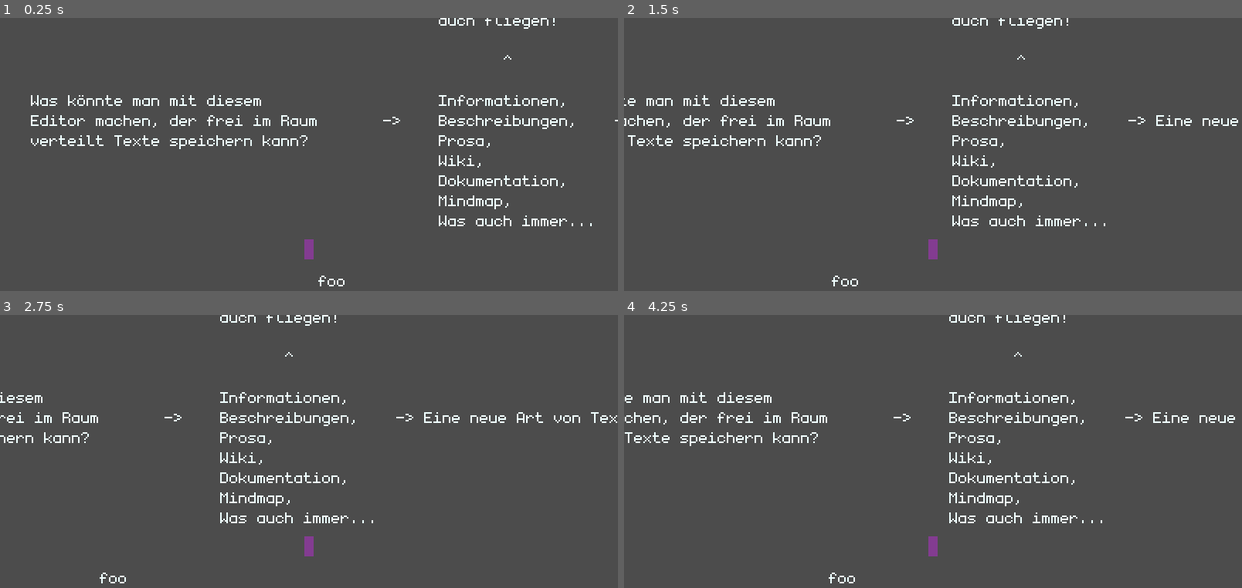
Above: before the commit, frames 1-4 (two rows, left to right).
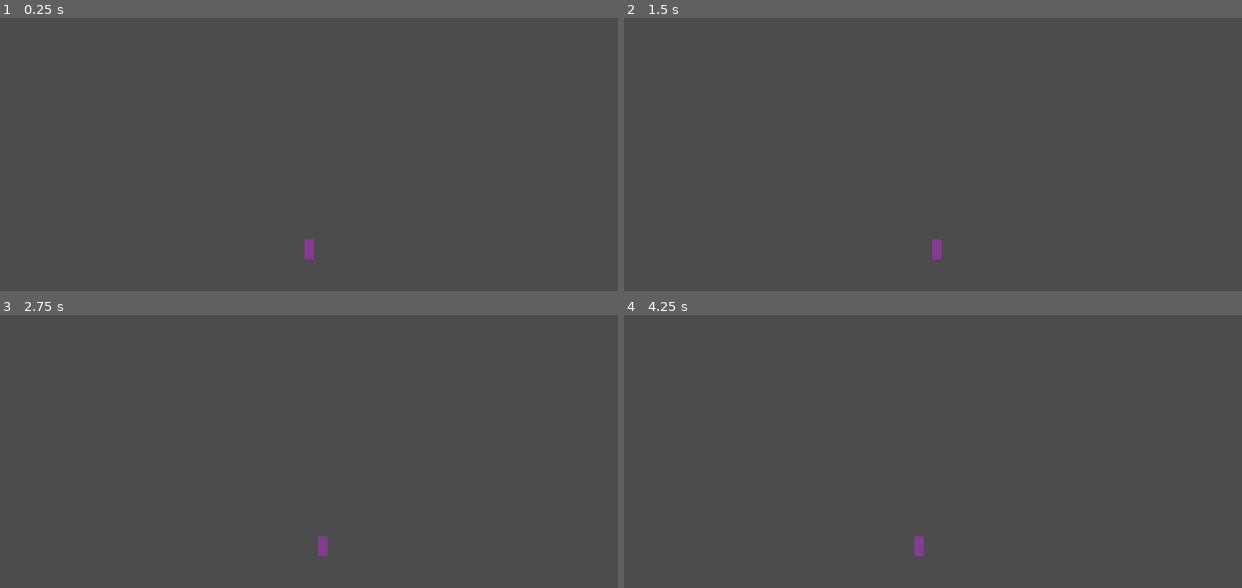
Above: after the commit, the same moments.

Repository: slapslash/TextMap
Game: Godot game, scene res://Player.tscn
The game is run twice, just before and just after one commit, with the same random seed, the same clock (stepped at 60 frames per second) and the same inputs. This scene is started directly instead of the project's main scene.
Inputs (mouse positions are in pixels of both pictures, inside the frame that each line leads up to):
- Up to frame 1 (0.25 s): no input
- Up to frame 2 (1.5 s): tap Enter at 0.5 s; move the mouse to (1068, 225) at 0.52 s; hold Right (ui_right) 0.53-1.25 s; tap Delete at 0.6 s; click (1068, 225) at 0.67 s; tap Space at 0.77, 1.07 s; tap Backspace at 0.8 s; drag from (809, 271) to (outside the picture) at 1.27 s
- Up to frame 3 (2.75 s): tap Space at 2, 2.1 s; move the mouse to (370, 443) at 2.02 s; hold Right (ui_right) from 2.03 s (still down); click (370, 443) at 2.17 s; tap Delete at 2.3 s
- Up to frame 4 (4.25 s): release Right (ui_right) at 2.75 s; drag from (outside the picture) to (747, 476) at 2.77 s; tap Enter at 3.5 s; move the mouse to (outside the picture) at 3.52 s; hold Left (ui_left) from 3.53 s (still down); tap Backspace at 3.6 s; click (outside the picture) at 3.67 s; tap Space at 3.77, 3.8, 4.07 s

The runs differ from the first frame. In frame 1, 2.9% of the frame differs, in the area x 5-100%, y 0-99%; in frame 2, 2.8%; in frame 3, 2.5%; in frame 4, 2.9%.
Error in both runs: Invalid set index 'material' (on base: 'Viewport') with value of type 'CanvasItemMaterial'. (res://Player.gd:12)

Commit message:
Move drawing the matrix out of global singleton, as it caused and will cause much confusion, when changing the scene or running another scene standalone, but having the matrix be drawn yet.

Diff:
--- a/Global.gd
+++ b/Global.gd
@@ -23,6 +23,9 @@
 var _matrix_backup: Dictionary
 
 
+signal draw_matrix
+
+
 func _ready():
 	font = DynamicFont.new()
 	font.font_data = load('res://fonts/monogram_extended.ttf')
@@ -55,7 +58,7 @@
 		matrix[cell.y][cell.x] = character
 	else:
 		matrix[cell.y] = {cell.x: character}
-	update()
+	emit_signal("draw_matrix")
 
 
 func clear_cell(c = null):
@@ -65,7 +68,7 @@
 		matrix[c.y].erase(c.x)
 	if matrix[c.y].empty():
 		var _e = matrix.erase(c.y)
-	update()
+	emit_signal("draw_matrix")
 
 
 func clear_left_cell(c = null):
@@ -74,7 +77,7 @@
 	matrix[c.y].erase(c.x-1)
 	if matrix[c.y].empty():
 		var _e = matrix.erase(c.y)
-	update()
+	emit_signal("draw_matrix")
 
 
 func push_cells(c = null):
@@ -89,7 +92,7 @@
 	for u in upcoming:
 		matrix[c.y][u+1] = matrix[c.y][u]
 		matrix[c.y].erase(u)
-	update()
+	emit_signal("draw_matrix")
 
 
 func pull_cells(c = null):
@@ -101,7 +104,7 @@
 	for u in get_upcoming_cells(c):
 		matrix[c.y][u-1] = matrix[c.y][u]
 		matrix[c.y].erase(u)
-	update()
+	emit_signal("draw_matrix")
 
 
 func start_dragging():
@@ -128,7 +131,7 @@
 				matrix[move_to.y][move_to.x] = _matrix_backup[c.y][c.x]
 			else:
 				matrix[move_to.y] = {move_to.x: _matrix_backup[c.y][c.x]}
-	update()
+	emit_signal("draw_matrix")
 
 
 func get_upcoming_cells(c = null) -> Array:
@@ -192,19 +195,7 @@
 	var mpos = get_global_mouse_position()
 	var x = round((mpos.x - Global.cell_size.x / 2) / Global.cell_size.x)
 	var y = round((mpos.y - Global.cell_size.y / 2) / Global.cell_size.y)
-	return	Vector2(x, y)
-
-
-func _draw():
-	"""
-	In fact, only a changed cell needs to be drawn, but for now the
-	whole matrix is updated.
-	"""
-	for y in matrix:
-		for x in matrix[y]:
-			var to_draw = ord(matrix[y][x])
-			var pos = Vector2(x, y) * cell_size + Vector2(0, font.get_ascent())
-			var _r = font.draw_char(get_canvas_item(), pos, to_draw, -1, text_color)
+	return Vector2(x, y)
 
 
 func save_matrix():
--- a/Inputs.gd
+++ b/Inputs.gd
@@ -97,9 +97,6 @@
 				var scene = PackedScene.new()
 				assert(scene.pack(map) == OK)
 				assert(get_tree().change_scene_to(scene) == OK)
-
-				# stop global from drawing the matrix.
-				Global.visible = false
 
 			KEY_ESCAPE:
 				selection.clear()
--- /dev/null
+++ b/MatrixDraw.gd
@@ -0,0 +1,17 @@
+extends Node2D
+
+
+func _ready():
+	assert(Global.connect("draw_matrix", self, "update") == OK)
+
+
+func _draw():
+	"""
+	In fact, only a changed cell needs to be drawn, but for now the
+	whole matrix is updated.
+	"""
+	for y in Global.matrix:
+		for x in Global.matrix[y]:
+			var to_draw = ord(Global.matrix[y][x])
+			var pos = Vector2(x, y) * Global.cell_size + Vector2(0, Global.font.get_ascent())
+			var _r = Global.font.draw_char(get_canvas_item(), pos, to_draw, -1, Global.text_color)
--- a/Player.gd
+++ b/Player.gd
@@ -1,6 +1,6 @@
 extends KinematicBody2D
 
-export (int) var speed = 200
+export (int) var speed = 100
 
 var velocity = Vector2()
 
--- a/Player.tscn
+++ b/Player.tscn
@@ -23,6 +23,7 @@
 
 [node name="Camera2D" type="Camera2D" parent="."]
 current = true
+smoothing_enabled = true
 
 [node name="Light2D" type="Light2D" parent="."]
 texture = ExtResource( 2 )
--- a/TextMap.tscn
+++ b/TextMap.tscn
@@ -6,8 +6,12 @@
 [ext_resource path="res://Selection.gd" type="Script" id=4]
 [ext_resource path="res://ExportTileMap.gd" type="Script" id=5]
 [ext_resource path="res://ExportTileMapCanvas.gd" type="Script" id=6]
+[ext_resource path="res://MatrixDraw.gd" type="Script" id=7]
 
 [node name="TextMap" type="Node2D"]
+
+[node name="MatrixDraw" type="Node2D" parent="."]
+script = ExtResource( 7 )
 
 [node name="Inputs" type="Node2D" parent="."]
 script = ExtResource( 2 )
Not shown: 1 places in TextMap.tscn that only renumber resources
